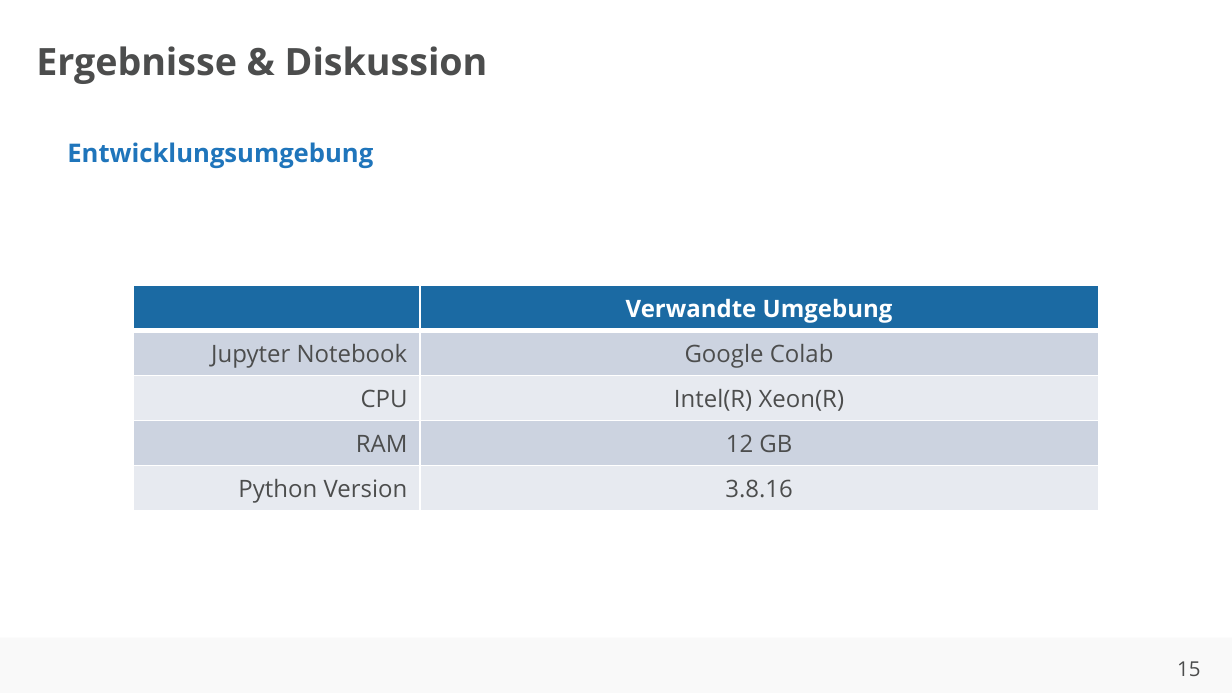
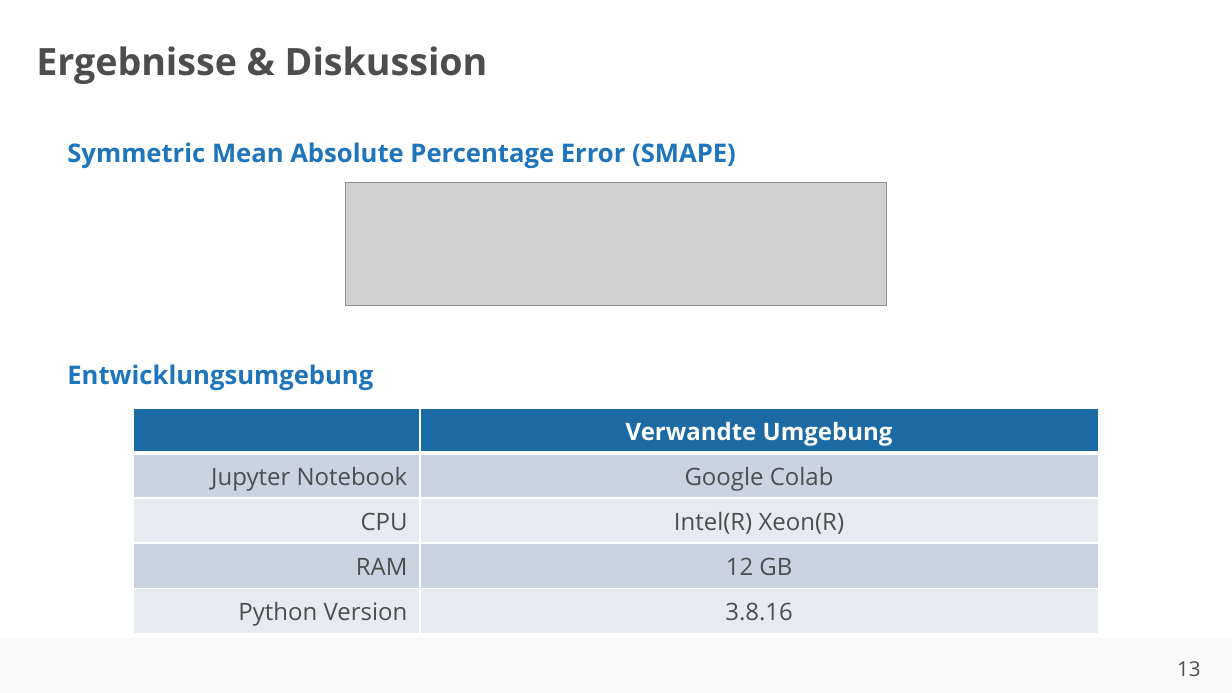
Before and after one commit to ahndavin/Abschlussarbeit_Bachelor, a slide deck: slide 13 of Kolloquium/Kolloquium.pptx (slide 15 before the commit). Drawn at 1232x693 pixels with LibreOffice and Linux fonts; fonts in the diff are those of the drawing; grey boxes stand for pictures; background and template pictures are left out. Boxes give left, top, right and bottom in pixels: in the first picture for what was removed or moved away, otherwise in the second. Text is boxed around its words. In the diff, an @@ line names an element or a change of style, - is before the commit and + after.

```diff
--- a/Kolloquium/Kolloquium.pptx
+++ b/Kolloquium/Kolloquium.pptx
@@ text added at [67, 142, 736, 168], 15 pt, text #1F75BB, bold @@
+Symmetric Mean Absolute Percentage Error (SMAPE)
@@ picture added at [345, 182, 886, 306] @@
@@ text "Entwicklungsumgebung": place and size @@
-text "Entwicklungsumgebung" at [67, 142, 373, 168]
+text "Entwicklungsumgebung" at [67, 364, 373, 390]
@@ table: place and size @@
-table at [133, 286, 1099, 507]
+table at [133, 408, 1099, 630]
@@ page number at [1177, 661, 1200, 676]: text changed @@
-15
+13
```
Also in this commit, not shown: 4 other slides changed, 5 slides added, 8 slides removed.
